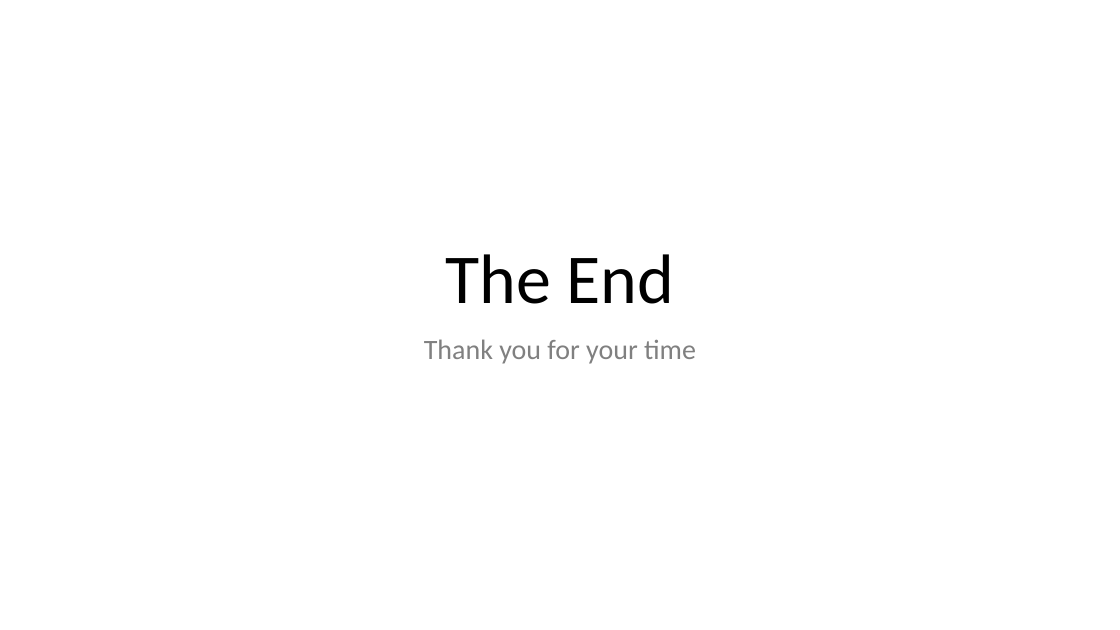
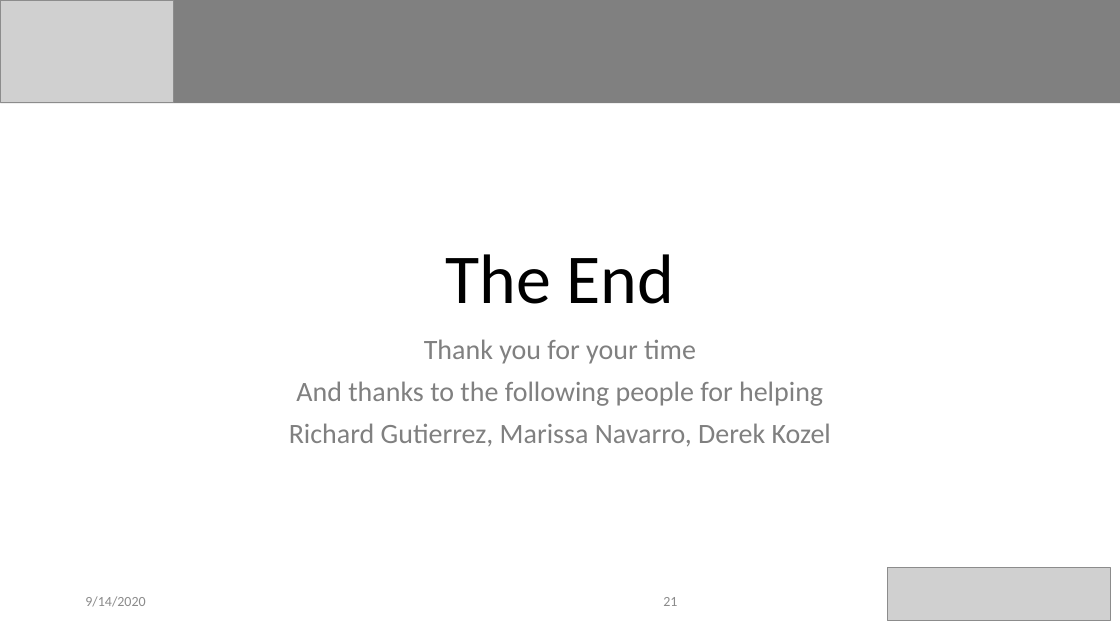
Before and after one commit to TheWylieStCoyote/writing_GNURadio_blocks_python, a slide deck: slide 21 of Presentation_workshop.pptx. Drawn at 1120x630 pixels with LibreOffice and Linux fonts; fonts in the diff are those of the drawing; grey boxes stand for pictures. Boxes give left, top, right and bottom in pixels: in the first picture for what was removed or moved away, otherwise in the second. Text is boxed around its words. In the diff, an @@ line names an element or a change of style, - is before the commit and + after.

Commit message:
Update presentation

```diff
--- a/Presentation_workshop.pptx
+++ b/Presentation_workshop.pptx
@@ picture added at box(0, 0, 173, 103) @@
@@ rectangle added at box(1, 0, 1120, 103), fill #808080 @@
@@ subtitle at box(289, 381, 831, 446): paragraphs added @@
+And thanks to the following people for helping
+Richard Gutierrez, Marissa Navarro, Derek Kozel
@@ picture added at box(887, 567, 1110, 621) @@
@@ text added at box(85, 596, 145, 607), 12 pt, text #8C8C8C @@
+9/14/2020
@@ page number added at box(663, 597, 677, 606), 12 pt, text #8C8C8C @@
+21
```
Also in this commit, not shown: 27 other slides changed, 1 other file.
